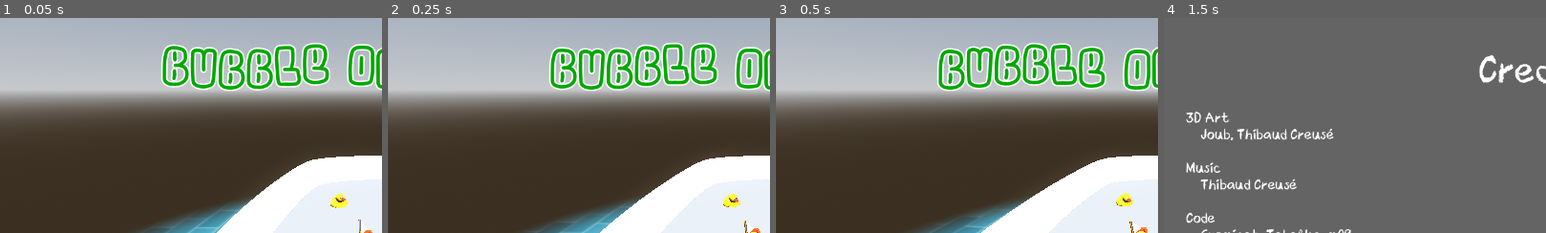
Above: before the commit, frames 1-4 (left to right).
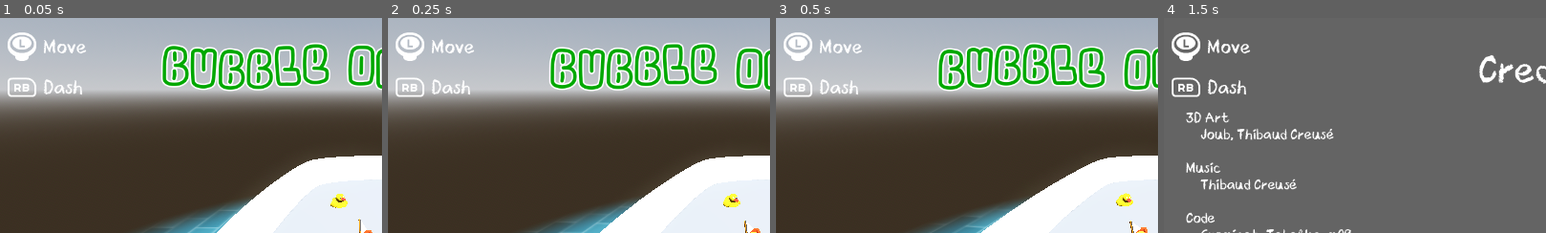
Above: after the commit, the same moments.

Repository: Gr0minet/ggj2025
Game: Godot game, scene res://scenes/game.tscn
Two runs of this game, one before a commit and one after it. Both use one fixed random seed, a clock stepped at 60 frames per second and the inputs below. Sound files missing from this copy of the repository are replaced by a short silence.
Inputs:
- Up to frame 1 (0.05 s): no input
- Up to frame 2 (0.25 s): no input
- Up to frame 3 (0.5 s): no input
- Up to frame 4 (1.5 s): hold G (change_match_length_right) 0.53-1.28 s; hold J (join_game) 0.53-1.28 s; hold O (change_color_down) from 1.28 s (still down); tap C (show_credits) at 1.35 s
The pictures show only the part of the screen within x 1-51%, y 0-50%; the shares and areas given below are measured in that part.

The runs differ from the first frame. In frame 1, 1.4% of the frame differs, in the area x 2-23%, y 6-37%; in frame 2, 1.4%; in frame 3, 1.4%; in frame 4, 1.6%.

Commit message:
Add keys
Signed-off-by: m09 <142691+m09@users.noreply.github.com>

Diff:
--- a/godot/bathtub_level/bathtub_level.tscn
+++ b/godot/bathtub_level/bathtub_level.tscn
@@ -21,6 +21,8 @@
 [ext_resource type="PackedScene" uid="uid://c6q6xv6xvweo6" path="res://environment/furniture.glb" id="19_j2k1o"]
 [ext_resource type="PackedScene" uid="uid://fy2ekuc0cwlr" path="res://environment/plant with animation.glb" id="20_bmqwy"]
 [ext_resource type="PackedScene" uid="uid://otot7s0garmu" path="res://environment/toothbrush.glb" id="21_iadyx"]
+[ext_resource type="Texture2D" uid="uid://kbfsh2t78o44" path="res://assets/xbox_stick_l.png" id="22_6vj23"]
+[ext_resource type="Texture2D" uid="uid://d01clc8kv8mel" path="res://assets/xbox_rb_outline.png" id="23_j44pb"]
 
 [sub_resource type="ProceduralSkyMaterial" id="ProceduralSkyMaterial_rsayj"]
 sky_horizon_color = Color(0.64625, 0.65575, 0.67075, 1)
@@ -371,6 +373,41 @@
 [node name="toothbrush" parent="Environment" instance=ExtResource("21_iadyx")]
 transform = Transform3D(-7.57104e-08, -1.73205, -1, 2, -8.74228e-08, -2.13162e-14, -4.37114e-08, -1, 1.73205, -0.667632, 0.0429983, -1.79495)
 
+[node name="MarginContainer" type="MarginContainer" parent="."]
+theme_override_constants/margin_left = 16
+theme_override_constants/margin_top = 16
+theme_override_constants/margin_right = 0
+theme_override_constants/margin_bottom = 0
+
+[node name="KeysVBox" type="VBoxContainer" parent="MarginContainer"]
+layout_mode = 2
+size_flags_horizontal = 8
+size_flags_vertical = 0
+
+[node name="MoveHBox" type="HBoxContainer" parent="MarginContainer/KeysVBox"]
+layout_mode = 2
+
+[node name="MoveTextureRect" type="TextureRect" parent="MarginContainer/KeysVBox/MoveHBox"]
+layout_mode = 2
+texture = ExtResource("22_6vj23")
+
+[node name="MoveLabel" type="Label" parent="MarginContainer/KeysVBox/MoveHBox"]
+layout_mode = 2
+theme_override_font_sizes/font_size = 32
+text = "Move"
+
+[node name="DashHBox" type="HBoxContainer" parent="MarginContainer/KeysVBox"]
+layout_mode = 2
+
+[node name="DashTextureRect" type="TextureRect" parent="MarginContainer/KeysVBox/DashHBox"]
+layout_mode = 2
+texture = ExtResource("23_j44pb")
+
+[node name="DashLabel" type="Label" parent="MarginContainer/KeysVBox/DashHBox"]
+layout_mode = 2
+theme_override_font_sizes/font_size = 32
+text = "Dash"
+
 [connection signal="timeout" from="HUD/Countdown" to="HUD" method="_on_countdown_timeout"]
 [connection signal="timeout" from="SecheCheveuxRespawnTimer" to="." method="_on_seche_cheveux_respawn_timer_timeout"]
 
Binary file added: godot/assets/xbox_rb_outline.png
Not shown, added: godot/assets/xbox_rb_outline.png.import
Binary file added: godot/assets/xbox_stick_l.png
Not shown, added: godot/assets/xbox_stick_l.png.import
Not shown: 1 places in godot/bathtub_level/bathtub_level.tscn that only renumber resources
